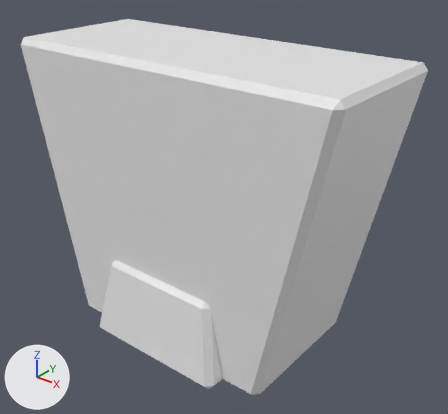
The glTF model src/art/assets/bridgeStones.glb: old version first, new version second.
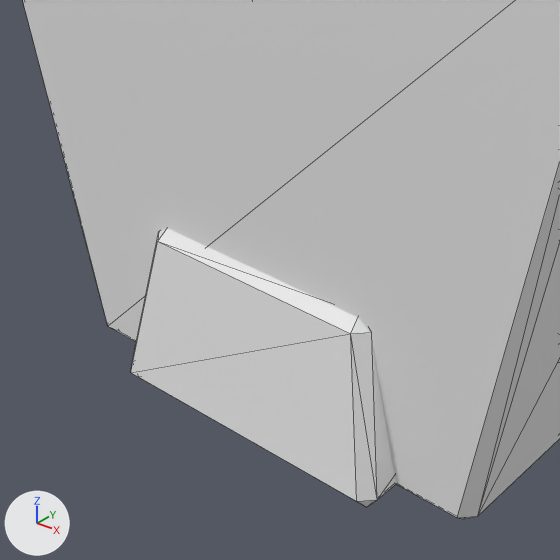
There are two pictures of each version: one whole from a 50 mm camera at (1.19, -1.499, 1.326) aimed at (0.013, -0.028, 0.414), one close up on the part from 9% to 67% of the width and 37% to 100% of the height. Every picture has the same lights, and +X, +Y and +Z are marked at lower left. The older version's two pictures come first. The close-ups show mesh edges as thin lines. Vertices at exactly the same position are counted once.

In view in the first close-up: 'coping', 'keystone'.
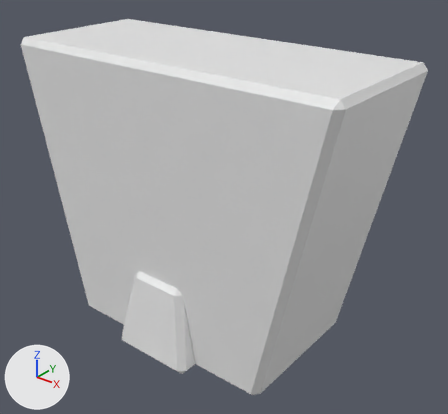
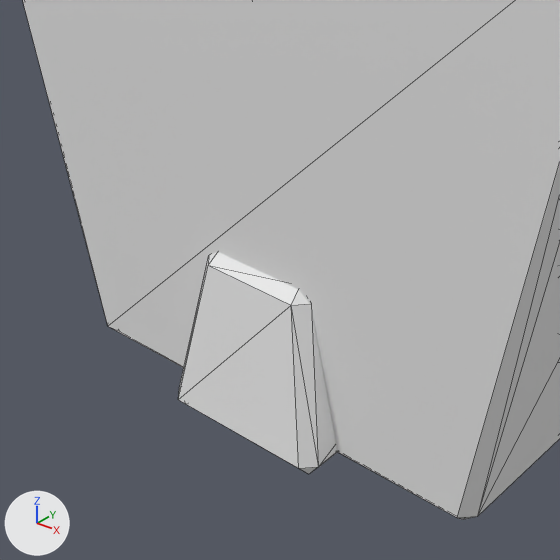
The change, as JSON lines over the scene's bpy script:
```json
{"block": "me_coping", "where": "# used by ob_coping; location = (0.0, 0.0, 0.0)"}
{"op": "remove", "block": "me_coping", "code": "me_coping.from_pydata(...)  # 24 vertices, 44 faces; spans x -0.256..0.256, y -0.401..0.401, z 0.0..0.28"}
{"op": "add", "block": "me_coping", "code": "me_coping.from_pydata(...)  # 24 vertices, 44 faces; spans x -0.146..0.146, y -0.401..0.401, z 0.0..0.28"}
{"block": "me_coping", "change": "me_coping part 1: all 12 vertices in x 0.19..0.256, y -0.401..0.401, z 0.0..0.28 are moved by (-0.11, 0.0, 0.0)"}
{"block": "me_coping", "change": "me_coping part 2: all 12 vertices in x -0.256..-0.19, y -0.401..0.401, z 0.0..0.28 are moved by (0.11, 0.0, 0.0)"}
```

Boxes (x1, y1, x2, y2) around the edits, measured in the close-ups (560 x 560 px; the box of a moved part takes in the faces that stretch with it):
```json
{"object": "coping", "change": "reshaped", "before": [131, 228, 396, 507], "after": [178, 252, 337, 474]}
{"part": 1, "of": "me_coping", "change": "moved or reshaped", "before": [351, 318, 396, 507], "after": [291, 290, 337, 474]}
{"part": 2, "of": "me_coping", "change": "moved or reshaped", "before": [131, 228, 358, 501], "after": [178, 252, 303, 471]}
```
